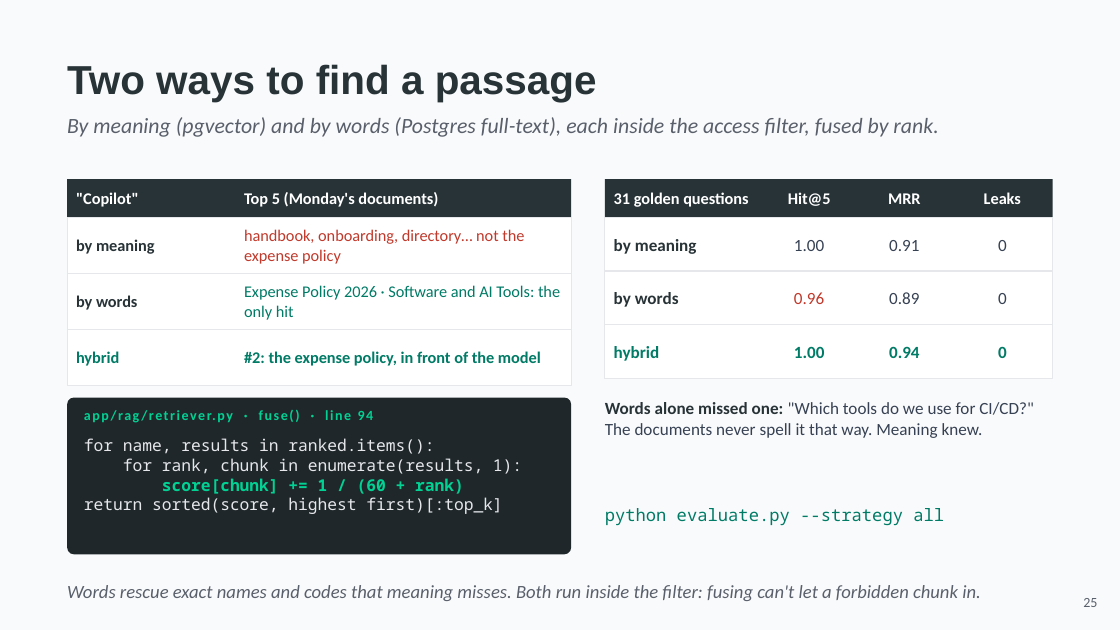
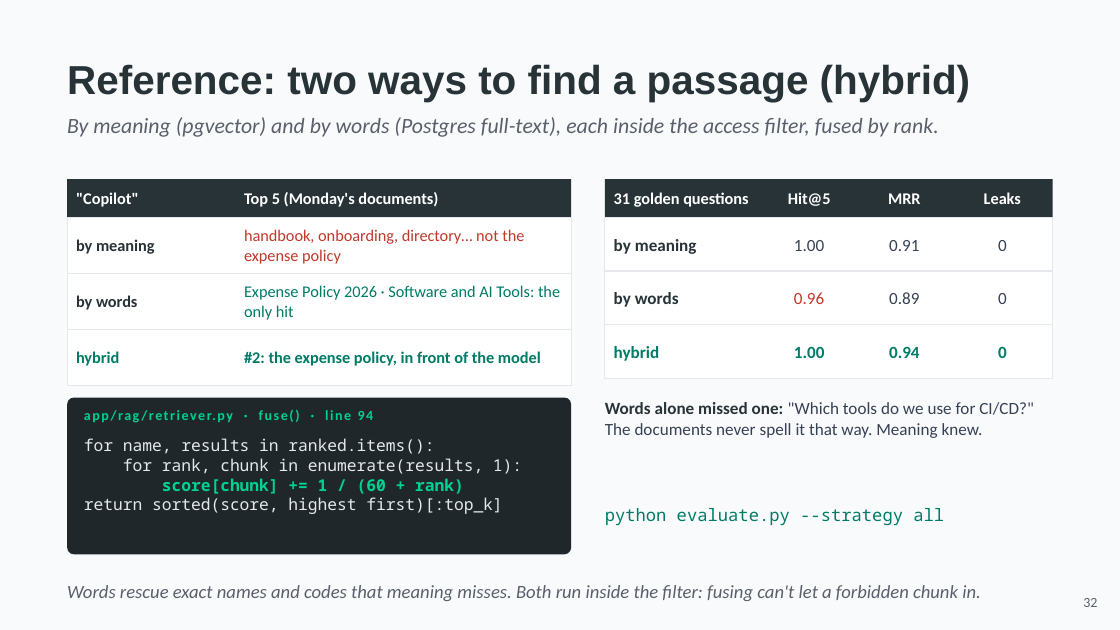
Before and after one commit to hasankanaan26/acme-desk, a slide deck: slide 32 of slides/part2-platform.pptx (slide 25 before the commit). Drawn at 1120x630 pixels with LibreOffice and Linux fonts; fonts in the diff are those of the drawing. Boxes give left, top, right and bottom in pixels: in the first picture for what was removed or moved away, otherwise in the second. Text is boxed around its words. In the diff, an @@ line names an element or a change of style, - is before the commit and + after.

```diff
--- a/slides/part2-platform.pptx
+++ b/slides/part2-platform.pptx
@@ text at bbox=[67, 64, 970, 102]: text changed @@
-Two ways to find a passage
+Reference: two ways to find a passage (hybrid)
@@ text at bbox=[1083, 598, 1097, 607]: text changed @@
-25
+32
```
Also in this commit, not shown: 18 other slides changed, 21 slides added, 20 slides removed, 9 other files.
